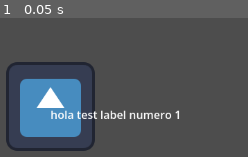
Above: before the commit, frame 1.
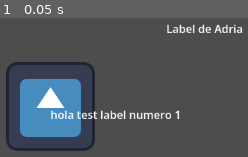
Above: after the commit, the same moment.

Repository: Adria2208/uji-gamejam-2026
Game: Godot game, scene res://scenes/game.tscn
The game is run twice, just before and just after one commit, with the same random seed, the same clock (stepped at 60 frames per second) and the same inputs. The engine's default icon, where the game draws it, is replaced by a stand-in: a white triangle on a blue panel in a dark square.
Inputs:
- Up to frame 1 (0.05 s): no input

The runs differ from the first frame. In frame 1, 0.9% of the frame differs, in the area x 67-98%, y 4-11%.

Commit message:
Cambios Adria

Diff:
--- a/scenes/game.tscn
+++ b/scenes/game.tscn
@@ -13,3 +13,10 @@
 offset_right = 40.0
 offset_bottom = 23.0
 text = "hola test label numero 1"
+
+[node name="Label2" type="Label" parent="." unique_id=1264806214]
+offset_left = 167.0
+offset_top = -124.0
+offset_right = 356.0
+offset_bottom = -101.0
+text = "Label de Adria"
